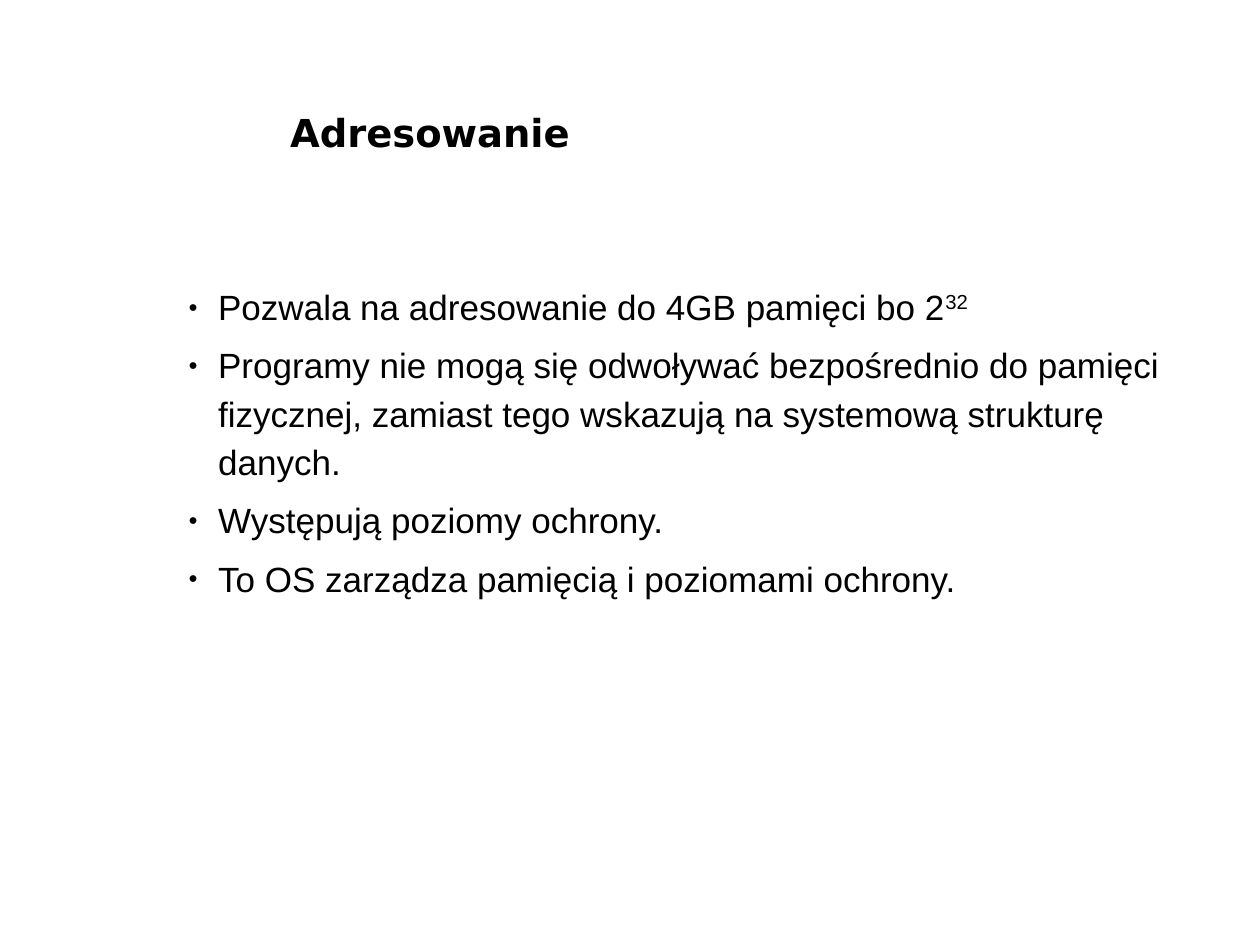
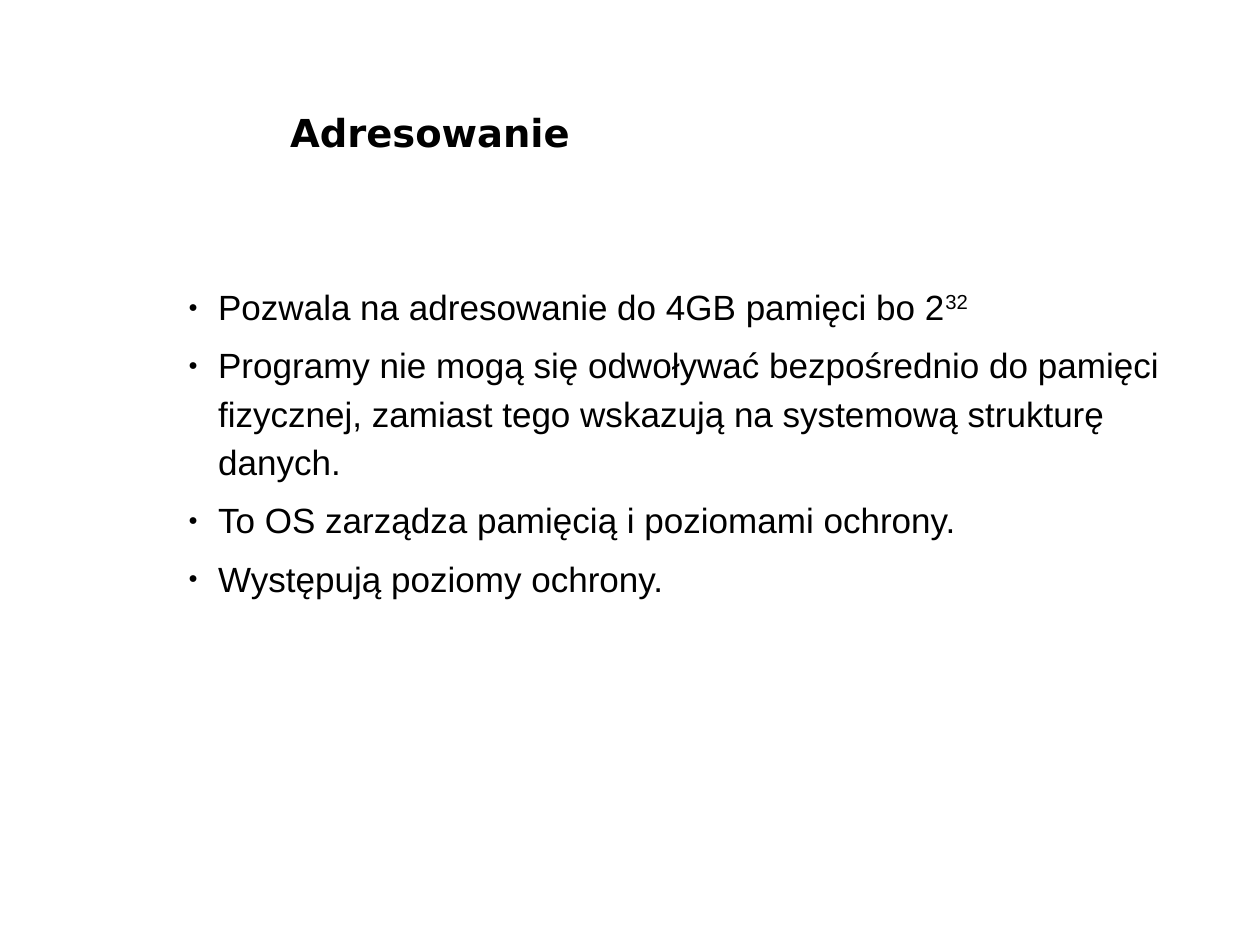
Before and after one commit to bercik/pn_prezentacja, a slide deck: slide 26 of śmieszki_i_inne_zwierzęta/prezentacja.odp (slide 25 before the commit). Drawn at 1260x945 pixels with LibreOffice and Linux fonts; fonts in the diff are those of the drawing; background and template pictures are left out. Boxes give left, top, right and bottom in pixels: in the first picture for what was removed or moved away, otherwise in the second. Text is boxed around its words. In the diff, an @@ line names an element or a change of style, - is before the commit and + after.

```diff
--- a/śmieszki_i_inne_zwierzęta/prezentacja.odp
+++ b/śmieszki_i_inne_zwierzęta/prezentacja.odp
@@ text at (218,507,956,540): paragraph added @@
+● To OS zarządza pamięcią i poziomami ochrony.
@@ text at (218,566,956,598): paragraph removed @@
-● To OS zarządza pamięcią i poziomami ochrony.
```
Also in this commit, not shown: 2 other slides changed, 2 slides added, 3 other files.
